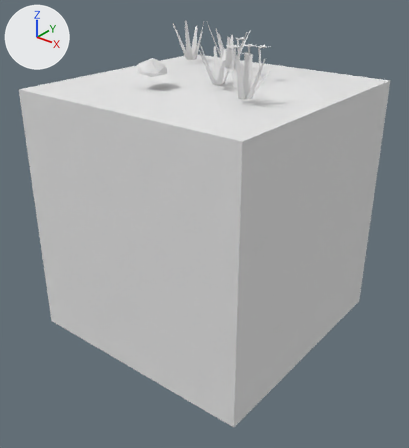
Renders of the FBX model Assets/Tiles/Grass/Grass dark 0.fbx from each side of a commit.
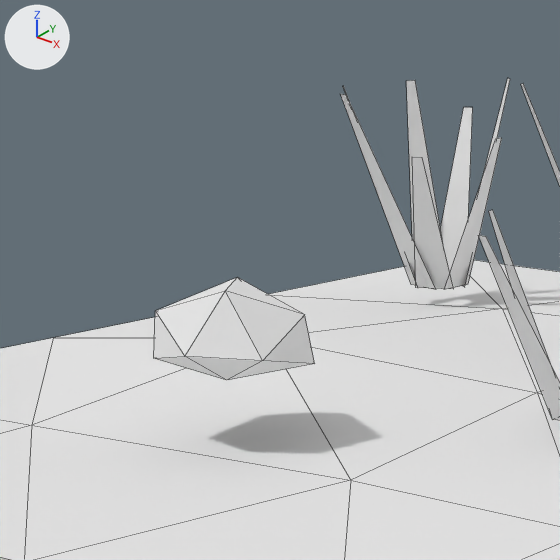
Each version appears first whole from a 50 mm camera at (2.665, -3.405, 1.974) aimed at (0.049, -0.134, -0.053), and next in a close-up on the part from 27% to 52% of the width and 1% to 25% of the height. The axes (+X, +Y, +Z) are drawn at upper left. The lights are the same throughout. The older version's two pictures come first. The close-ups show mesh edges as thin lines. Where no turn or scale is listed for an object, it has been applied to the vertices. Vertices at exactly the same position are counted once.

The first close-up shows 'Grass dark 0'.
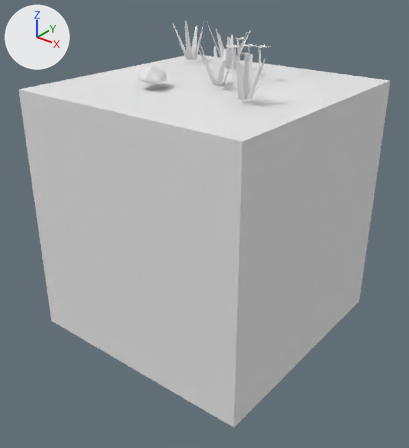
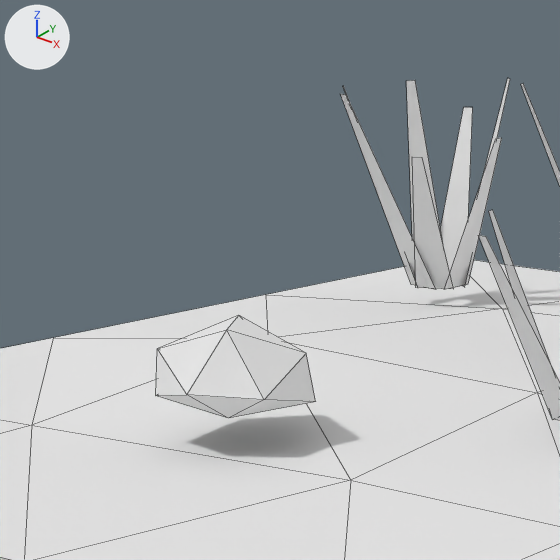
What differs and where, as boxes [x1, y1, x2, y2] in the close-ups (560 x 560 px; the box of a moved part takes in the faces that stretch with it):
part 1 of me_grass_dark_0, moved or reshaped: before [154, 277, 315, 380]; after [156, 315, 316, 418]

Diff of the bpy script that builds the scene:
```diff
--- a/Assets/Tiles/Grass/Grass dark 0.fbx.py
+++ b/Assets/Tiles/Grass/Grass dark 0.fbx.py
@@ me_grass_dark_0 @@
 me_grass_dark_0.from_pydata(...)  # 271 vertices, 138 faces; spans x -1.0..1.0, y -1.0..1.0, z -1.0..1.45
 # used by ob_grass_dark_0; location = (0.0, 0.0, 0.0)
+# me_grass_dark_0 part 1: the loose piece of 12 vertices spanning x -0.3..-0.09, y -0.51..-0.3, z 1.16..1.28 is moved by (0.0, 0.0, -0.05)
 me_grass_dark_0.materials.append(mat_tileworld_tiles)
```
